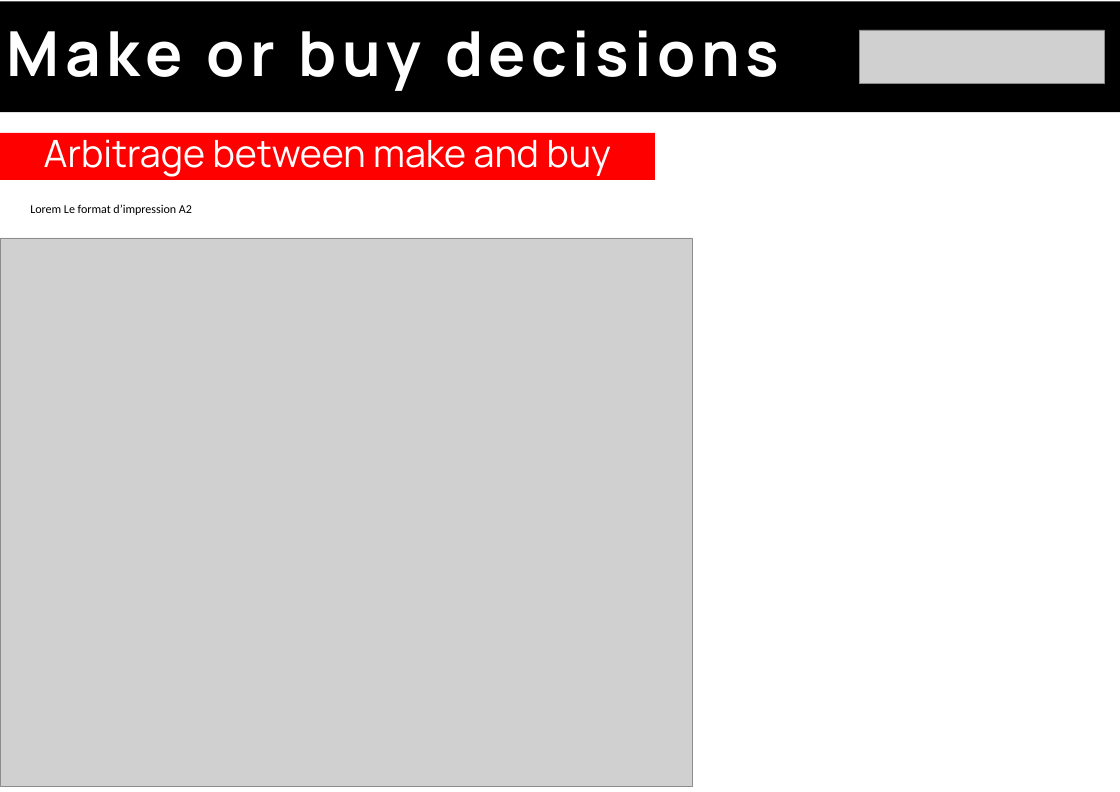
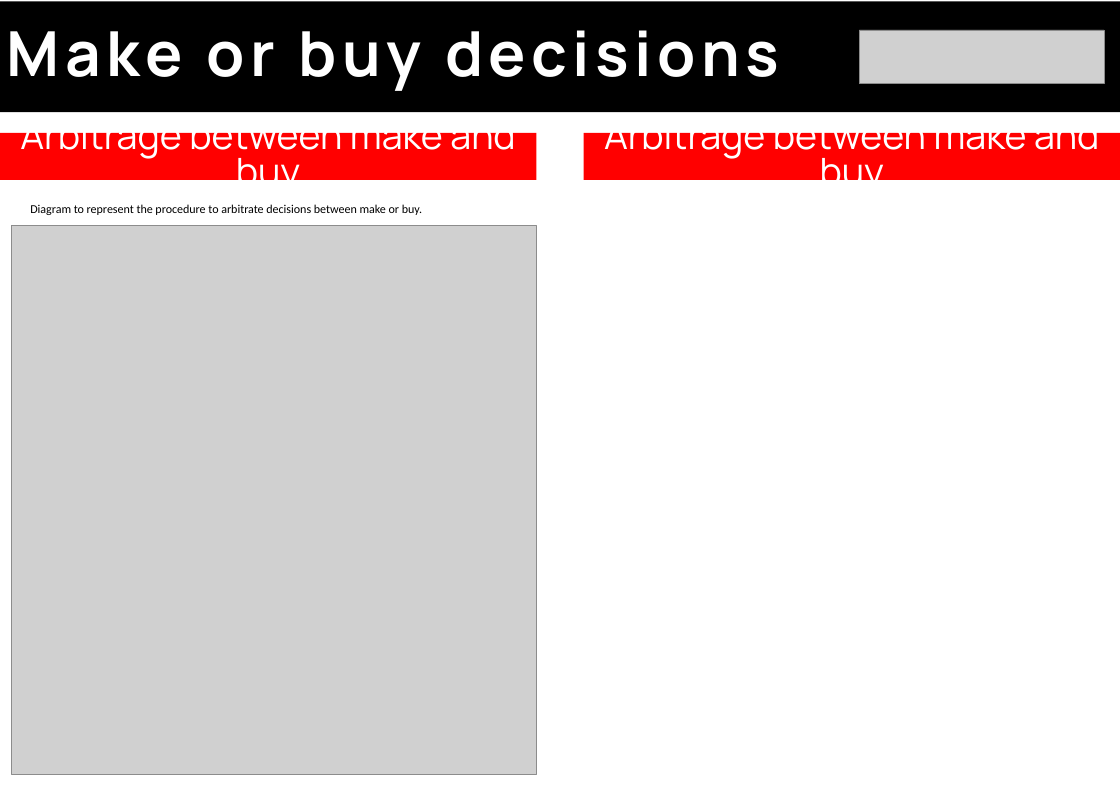
Before and after one commit to EOSCogniton/STUF2019, a slide deck: slide 1 of CR - Cost Report/Preparation oral/Make_or_buy_decisions.pptx. Drawn at 1120x792 pixels with LibreOffice and Linux fonts; fonts in the diff are those of the drawing; grey boxes stand for pictures. Boxes give left, top, right and bottom in pixels: in the first picture for what was removed or moved away, otherwise in the second. Text is boxed around its words. In the diff, an @@ line names an element or a change of style, - is before the commit and + after.

```diff
--- a/CR - Cost Report/Preparation oral/Make_or_buy_decisions.pptx
+++ b/CR - Cost Report/Preparation oral/Make_or_buy_decisions.pptx
@@ subtitle "Arbitrage between make and buy": place and size @@
-subtitle "Arbitrage between make and buy" at [0, 133, 655, 180]
+subtitle "Arbitrage between make and buy" at [0, 133, 537, 180]
@@ rectangle added at [584, 133, 1120, 180], fill #FF0000, 40 pt, text #FFFFFF @@
+Arbitrage between make and buy
@@ text at [30, 204, 422, 215]: text changed @@
-Lorem Le format d’impression A2
+Diagram to represent the procedure to arbitrate decisions between make or buy.
@@ picture: place and size @@
-picture at [0, 238, 692, 787]
+picture at [12, 226, 536, 775]
```
Also in this commit, not shown: 2 other files.
